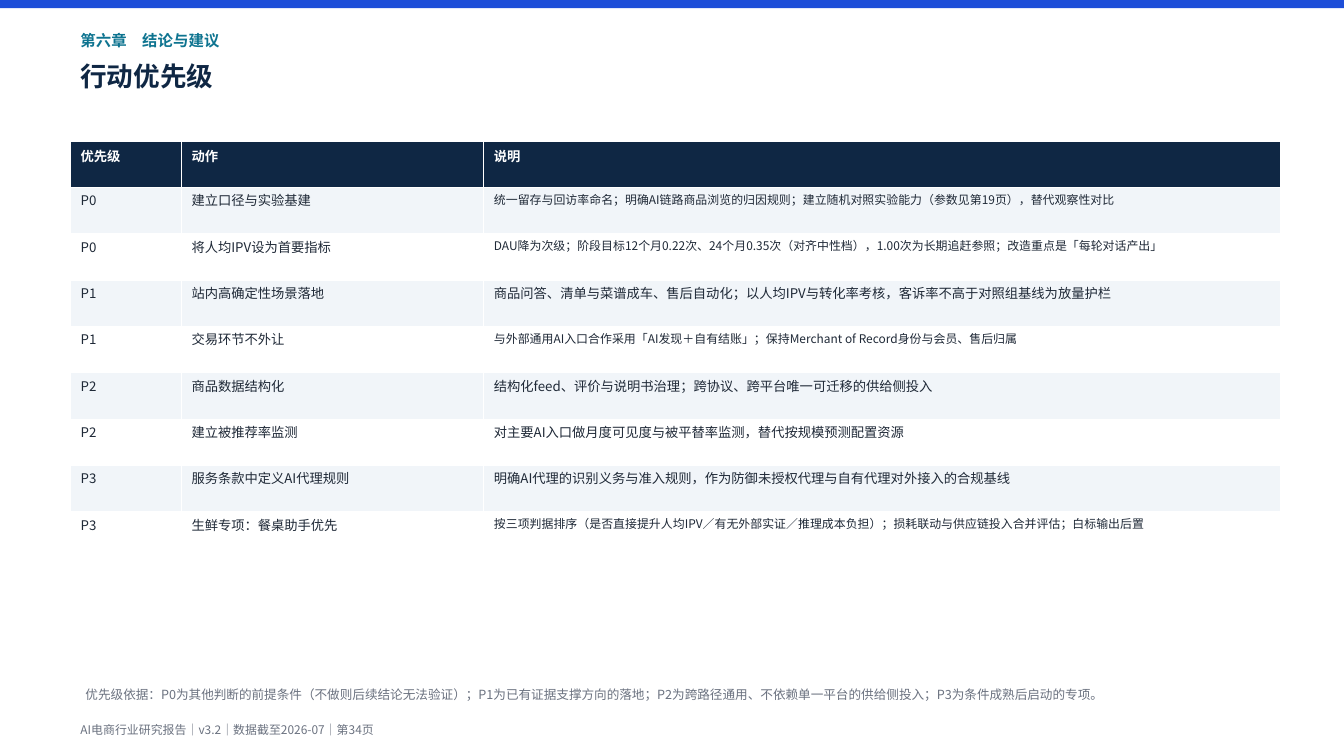
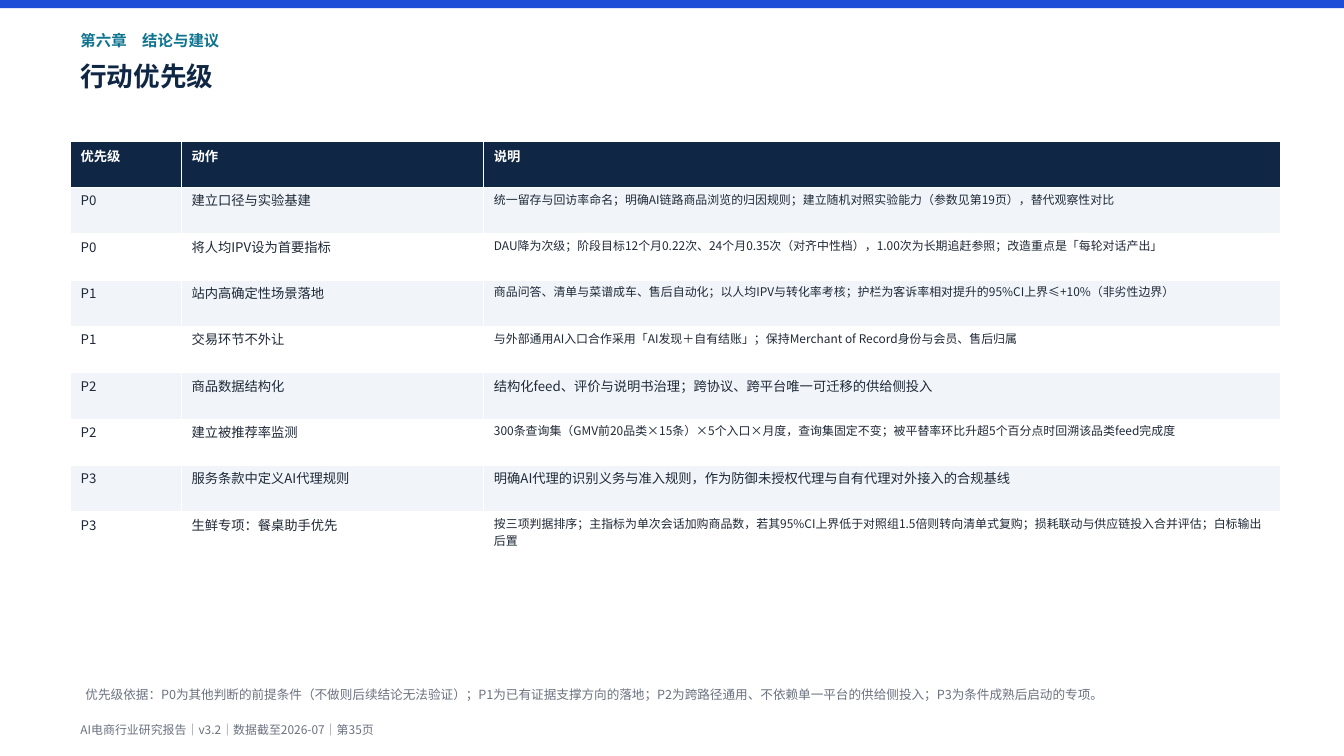
Before and after one commit to breeze2623-create/Aicommerce, a slide deck: slide 35 of report/AI电商行业研究报告.pptx (slide 34 before the commit). Drawn at 1344x756 pixels with LibreOffice and Linux fonts; fonts in the diff are those of the drawing. Boxes give left, top, right and bottom in pixels: in the first picture for what was removed or moved away, otherwise in the second. Text is boxed around its words. In the diff, an @@ line names an element or a change of style, - is before the commit and + after.

```diff
--- a/report/AI电商行业研究报告.pptx
+++ b/report/AI电商行业研究报告.pptx
@@ table at [71, 141, 1280, 559] @@
-row 4, column 3: 商品问答、清单与菜谱成车、售后自动化；以人均IPV与转化率考核，客诉率不高于对照组基线为放量护栏
+row 4, column 3: 商品问答、清单与菜谱成车、售后自动化；以人均IPV与转化率考核；护栏为客诉率相对提升的95%CI上界≤+10%（非劣性边界）
-row 7, column 3: 对主要AI入口做月度可见度与被平替率监测，替代按规模预测配置资源
+row 7, column 3: 300条查询集（GMV前20品类×15条）×5个入口×月度，查询集固定不变；被平替率环比升超5个百分点时回溯该品类feed完成度
-row 9, column 3: 按三项判据排序（是否直接提升人均IPV／有无外部实证／推理成本负担）；损耗联动与供应链投入合并评估；白标输出后置
+row 9, column 3: 按三项判据排序；主指标为单次会话加购商品数，若其95%CI上界低于对照组1.5倍则转向清单式复购；损耗联动与供应链投入合并评估；白标输出后置
@@ text at [80, 724, 373, 735]: text changed @@
-AI电商行业研究报告｜v3.2｜数据截至2026-07｜第34页
+AI电商行业研究报告｜v3.2｜数据截至2026-07｜第35页
```
Also in this commit, not shown: 26 other slides changed, 1 slide added, 11 other files.
